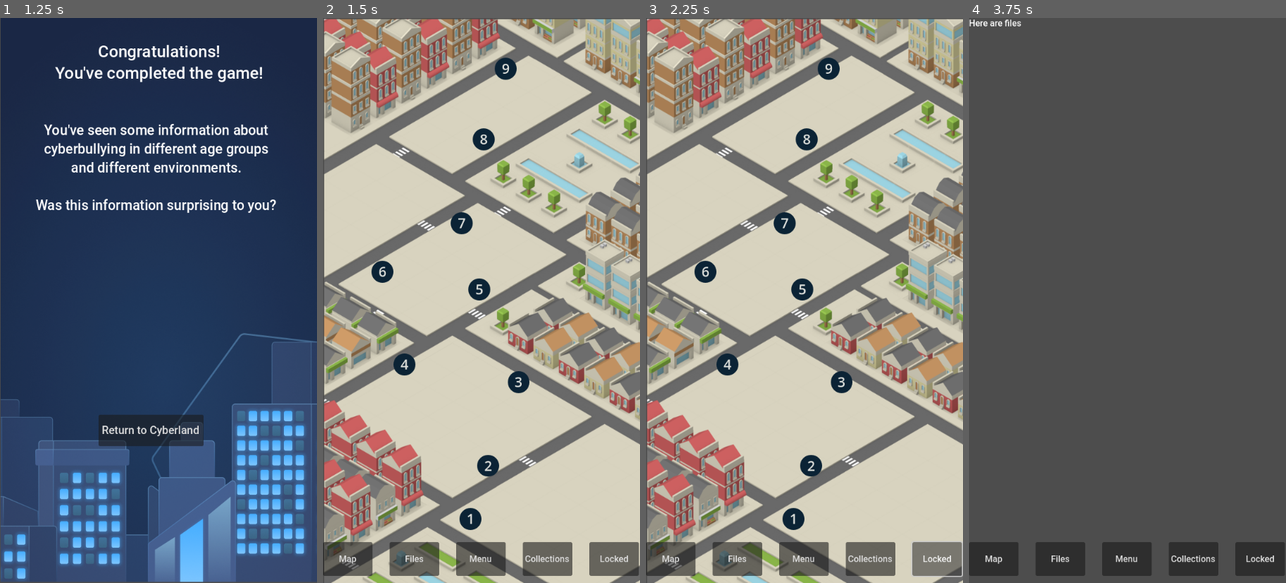
Above: before the commit, frames 1-4 (left to right).
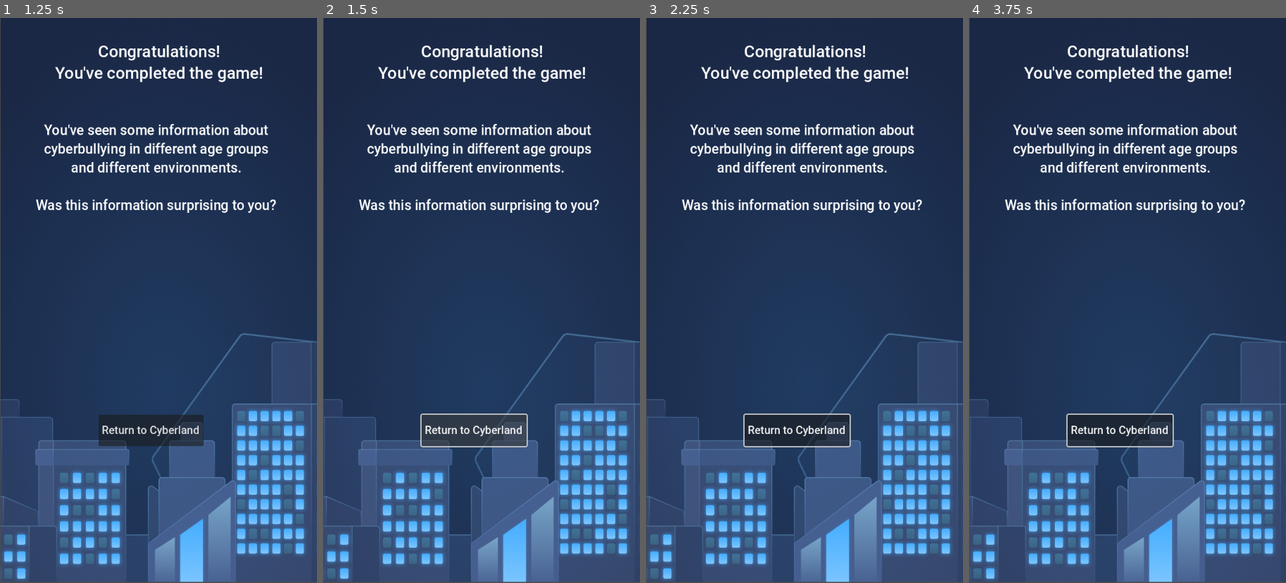
Above: after the commit, the same moments.

Repository: eyubious/cyberland-godot
Game: Godot game, scene res://Missions/mission_1/mission1_activity/task3_end.tscn
Two runs of this game, one before a commit and one after it. Both use one fixed random seed, a clock stepped at 60 frames per second and the inputs below. This scene is started directly instead of the project's main scene. Video files are missing from this copy of the repository; at most half a second of black plays in their place.
Inputs (mouse positions are in pixels of both pictures, inside the frame that each line leads up to):
- Up to frame 1 (1.25 s): tap Enter at 0.5 s; move the mouse to (228, 272) at 0.52 s; hold Shift from 0.53 s (still down); click (228, 272) at 0.67 s
- Up to frame 2 (1.5 s): release Shift at 1.25 s; click "Return to Cyberland" at 1.25 s
- Up to frame 3 (2.25 s): click (937, 560) at 2 s, where only the run before the commit has a clickable "Locked"
- Up to frame 4 (3.75 s): click (994, 560) at 2.75 s, where only the run before the commit has a clickable "Map"; click (1060, 560) at 3.5 s, where only the run before the commit has a clickable "Files"

Frame 1 is identical in both runs. In frame 2, 99% of the frame differs, in the area x 0-100%, y 0-100%; in frame 3, 99%; in frame 4, 99%.
Error after the commit: Parse Error: Unexpected "Indent" in class body. (res://Missions/mission_1/mission1_activity/task3_end.gd:0)

Commit message:
unit test

Diff:
--- a/Missions/mission_1/mission1_activity/task3_end.gd
+++ b/Missions/mission_1/mission1_activity/task3_end.gd
@@ -1,4 +1,4 @@
-extends Node2D
+ extends Node2D
 
 
 # Called when the node enters the scene tree for the first time.
--- a/Test/test_mission1_task2.gd
+++ b/Test/test_mission1_task2.gd
@@ -13,3 +13,22 @@
 
 func test_assert_true_with_false():
 	assert_true(false, "Should fail")
+
+
+func test_run():
+	# Instantiate the scene
+	var button_scene = load("res://start_seq/start_page.tscn").instantiate()
+
+	# Add the instance to the scene
+	add_child(button_scene)
+
+	# Connect the signal from the button
+	button_scene.connect("_on_start_btn_pressed", self, "_on_button_test_pressed".to_int())
+
+	# Simulate button press
+	button_scene.get_node("Button").emit_signal("_on_start_btn_pressed")
+
+
+func _on_button_test_pressed():
+	# Assert the expected behavior after the button press
+	assert(true, "Button press test passed!")
Not shown, changed: .gut_editor_config.json
Not shown, added: Images/Map Stage 10.png.import
Not shown, added: Images/Map Stage 2.png.import
Not shown, added: Images/Map Stage 3.png.import
Not shown, added: Images/Map Stage 4.png.import
Not shown, added: Images/Map Stage 5.png.import
Not shown, added: Images/Map Stage 6.png.import
Not shown, added: Images/Map Stage 7.png.import
Not shown, added: Images/Map Stage 8.png.import
Not shown, added: Images/Map Stage 9.png.import
